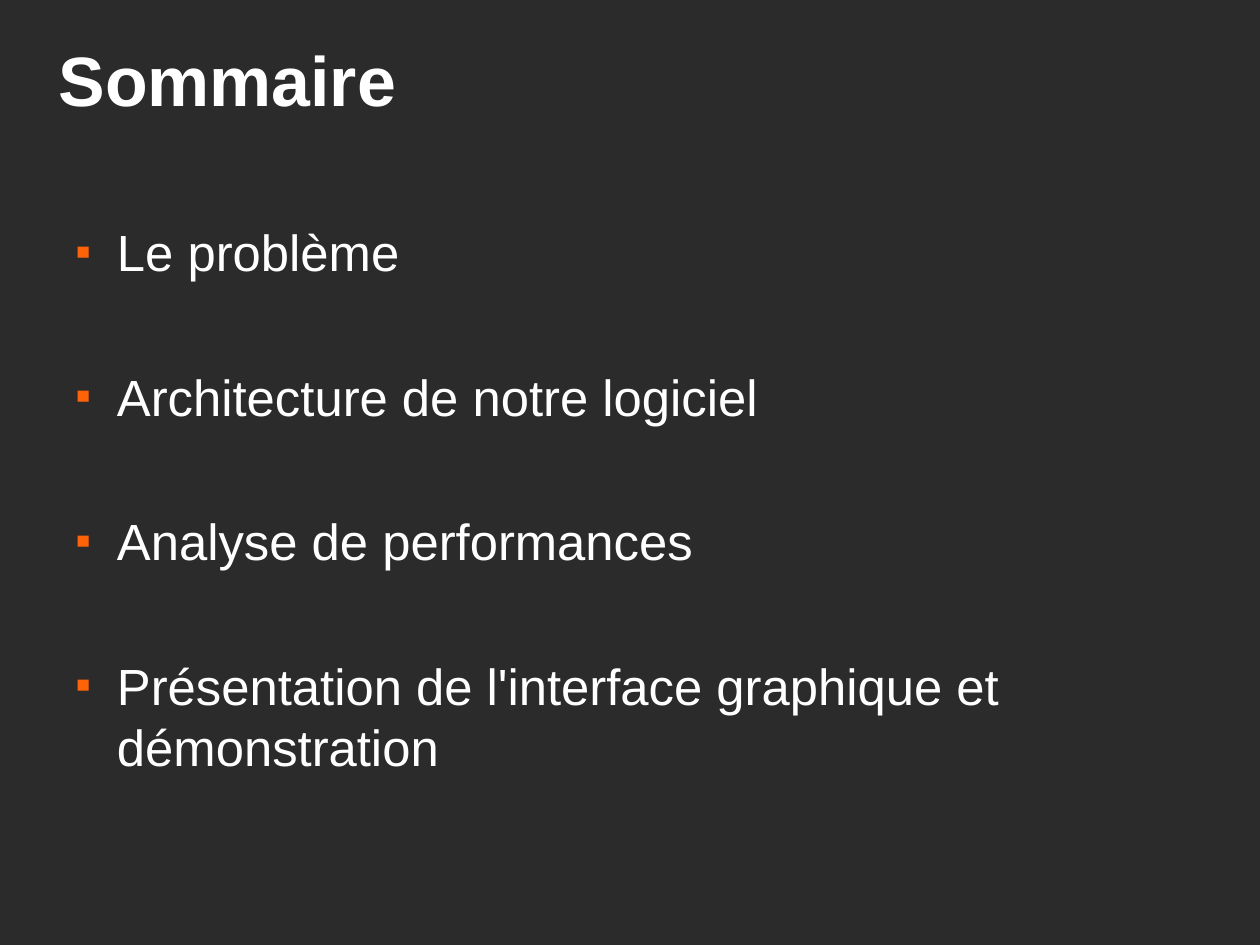
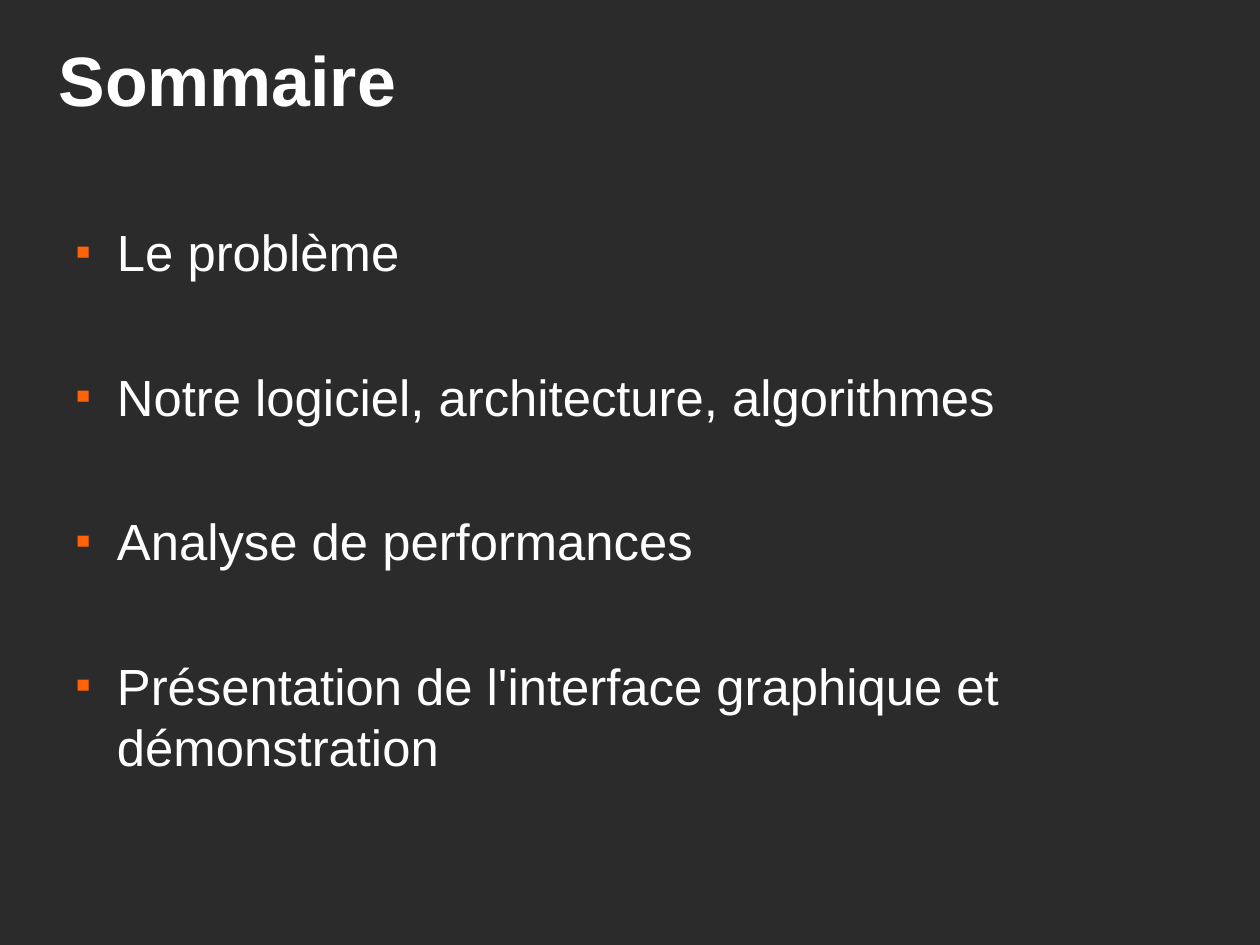
Before and after one commit to falcong/portfolio-opti, a slide deck: slide 3 of doc/soutenance.odp. Drawn at 1260x945 pixels with LibreOffice and Linux fonts; fonts in the diff are those of the drawing; background and template pictures are left out; a plain dark background stands for a picture behind light text. Boxes give left, top, right and bottom in pixels: in the first picture for what was removed or moved away, otherwise in the second. Text is boxed around its words. In the diff, an @@ line names an element or a change of style, - is before the commit and + after.

```diff
--- a/doc/soutenance.odp
+++ b/doc/soutenance.odp
@@ text at bbox=[117, 379, 994, 426]: text changed @@
-■ Architecture de notre logiciel
+■ Notre logiciel, architecture, algorithmes
```
Also in this commit, not shown: 2 other slides changed, 3 slides added.
